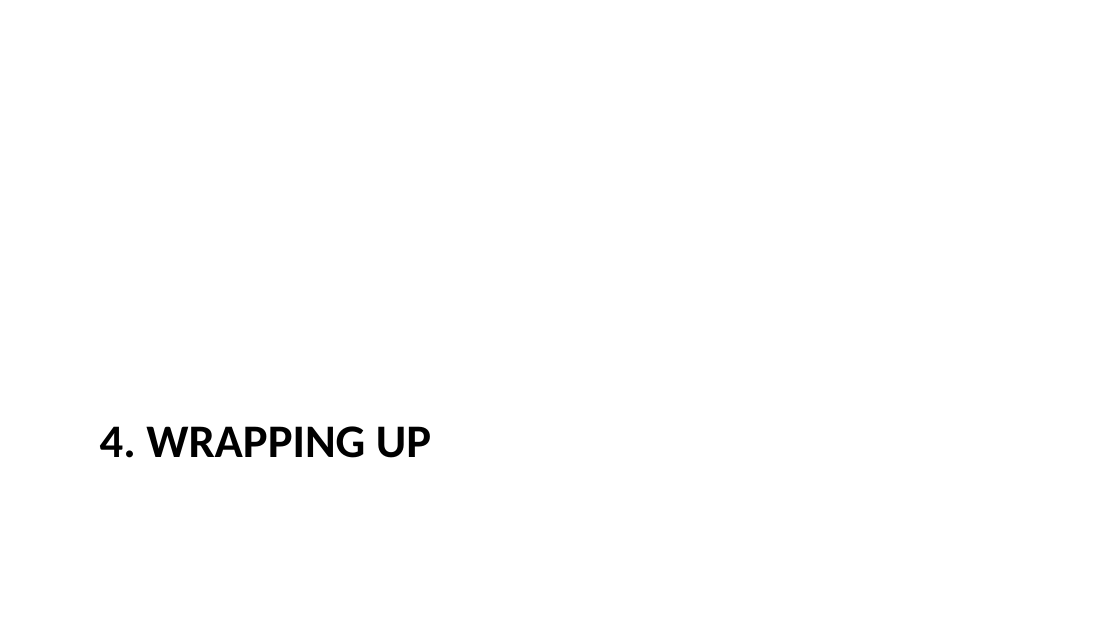
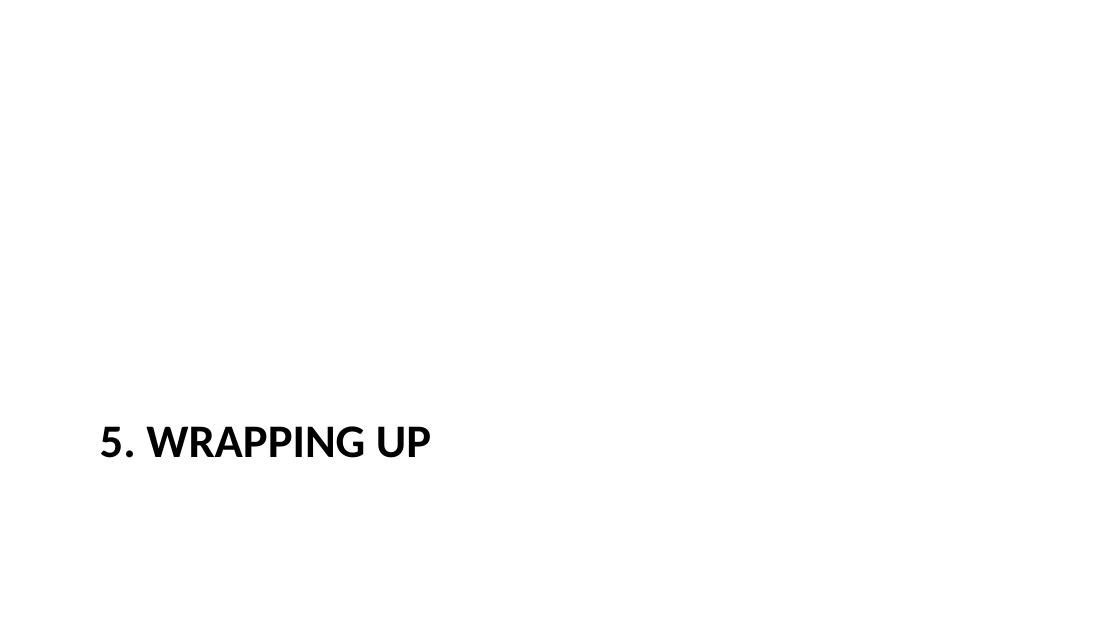
Before and after one commit to pauldubois98/AdcancedTopicsDataScience2026, a slide deck: slide 68 of Course01/slides.pptx (slide 52 before the commit). Drawn at 1120x630 pixels with LibreOffice and Linux fonts; fonts in the diff are those of the drawing. Boxes give left, top, right and bottom in pixels: in the first picture for what was removed or moved away, otherwise in the second. Text is boxed around its words. In the diff, an @@ line names an element or a change of style, - is before the commit and + after.

```diff
--- a/Course01/slides.pptx
+++ b/Course01/slides.pptx
@@ title at [100,426,431,458]: text changed @@
-4. WRAPPING UP
+5. WRAPPING UP
```
Also in this commit, not shown: 19 other slides changed, 18 slides added, 1 slide removed, 16 other files.
